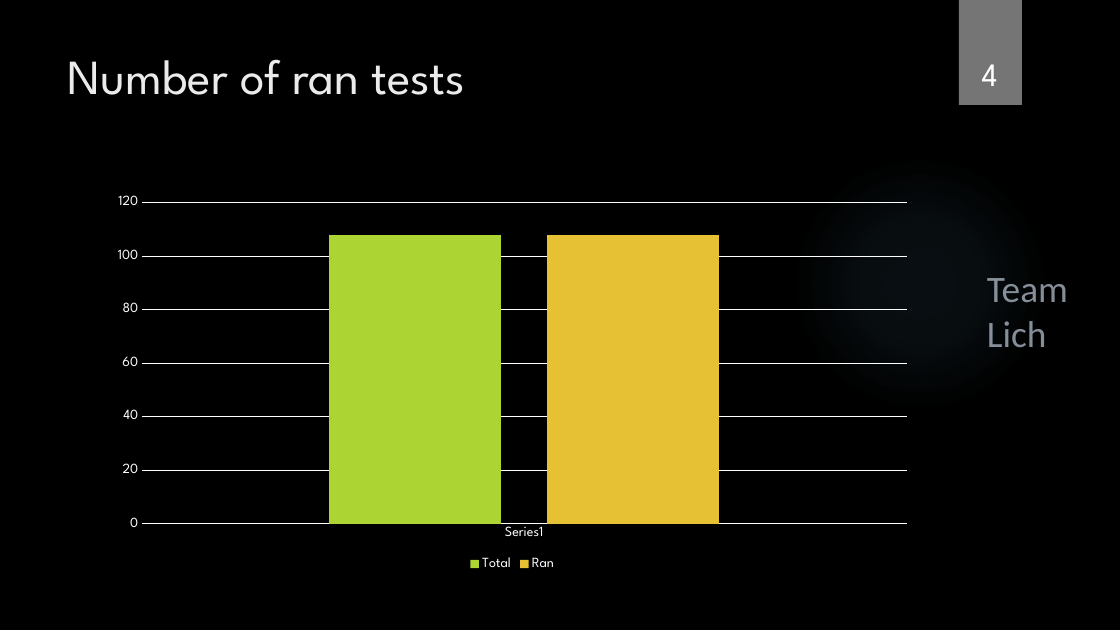
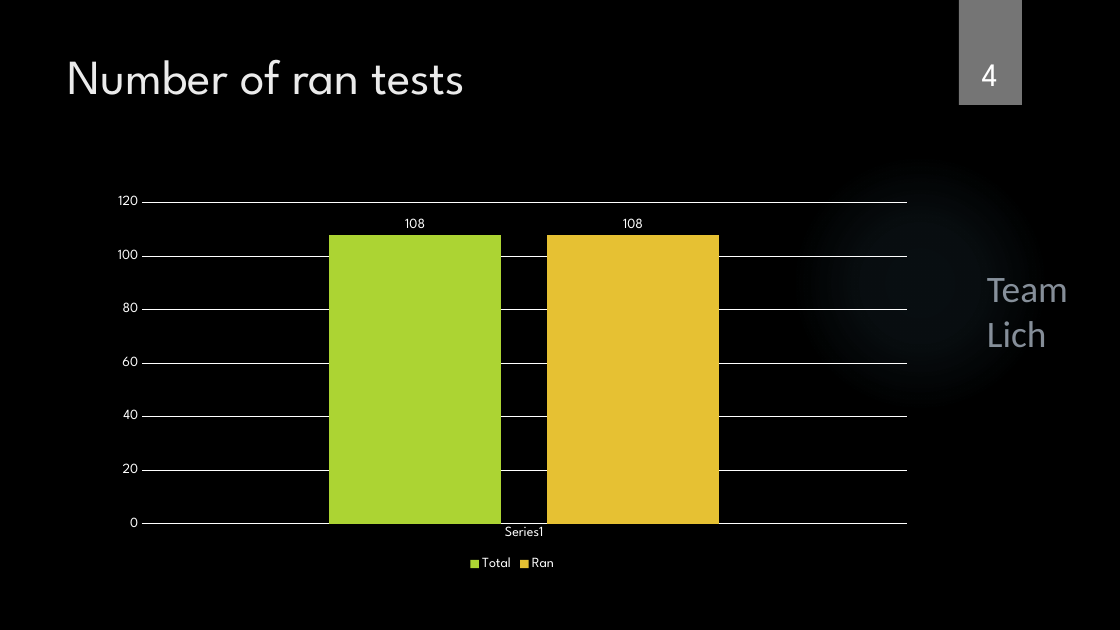
Before and after one commit to Team-Lich/Presentations, a slide deck: slide 4 of TestStatistics.pptx. Drawn at 1120x630 pixels with LibreOffice and Linux fonts; fonts in the diff are those of the drawing; background and template pictures are left out. Boxes give left, top, right and bottom in pixels: in the first picture for what was removed or moved away, otherwise in the second. Text is boxed around its words. In the diff, an @@ line names an element or a change of style, - is before the commit and + after.

```diff
--- a/TestStatistics.pptx
+++ b/TestStatistics.pptx
@@ column chart at [102,188,923,574] @@
@@ data labels of Total added @@
@@ data labels of Ran added @@
```
Also in this commit, not shown: 4 other slides changed.
